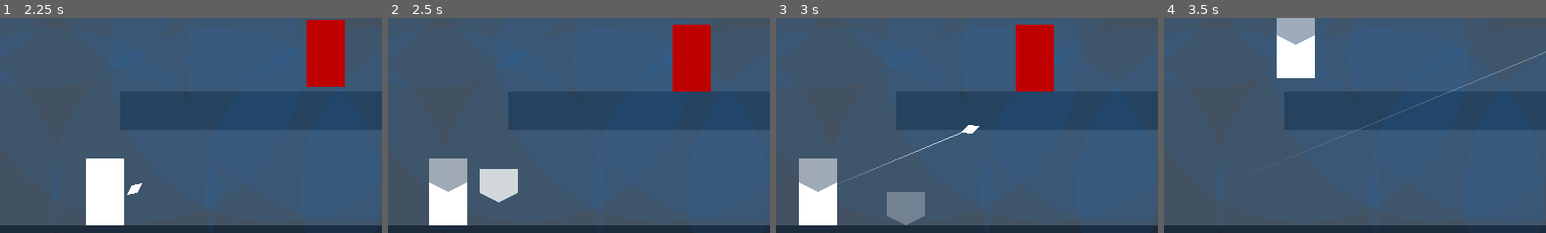
Above: before the commit, frames 1-4 (left to right).
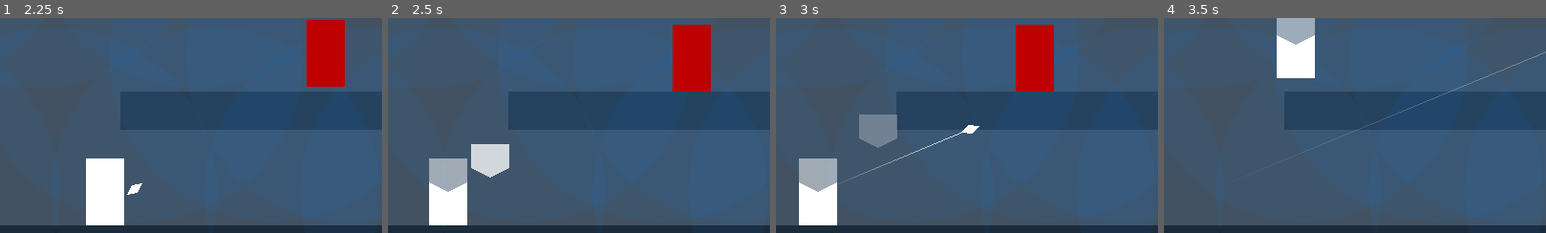
Above: after the commit, the same moments.

Repository: zhyrin0/through-the-looking-glass
Game: Godot game, scene res://tests/enemy_movement/test.tscn
Two runs of this game, one before a commit and one after it. Both use one fixed random seed, a clock stepped at 60 frames per second and the inputs below. This scene is started directly instead of the project's main scene. Sound files missing from this copy of the repository are replaced by a short silence.
Inputs (mouse positions are % of the whole screen's width and height, from its top left):
- Up to frame 1 (2.25 s): move the mouse to (72, 45) at 0.52 s; press the mouse at (72, 45) at 0.53 s; hold D (move_right) 0.53-2.03 s; tap Space (move_jump) at 0.77, 1.52 s; move the mouse to (30, 55) at 1.27 s; release the mouse at (30, 55) at 1.28 s; tap S (move_fall) at 1.35 s; move the mouse to (60, 28) at 2.02 s; press the mouse at (60, 28) at 2.03 s; hold A (move_left) from 2.03 s (still down)
- Up to frame 2 (2.5 s): keep holding A (move_left)
- Up to frame 3 (3 s): move the mouse to (45, 70) at 2.77 s; release A (move_left) at 2.78 s; release the mouse at (45, 70) at 2.78 s; hold D (move_right) from 2.78 s (still down); tap S (move_fall) at 2.85 s
- Up to frame 4 (3.5 s): keep holding D (move_right); tap Space (move_jump) at 3.02 s
The pictures show only the part of the screen within x 24-74%, y 41-91%; the shares and areas given below are measured in that part.

Frame 1 is identical in both runs. In frame 2, 2.3% of the frame differs, in the area x 21-34%, y 58-86%; in frame 3, 2.7%, in the area x 21-39%, y 44-97%; in frame 4, nothing differs.

Commit message:
Fix shard break off direction

Diff:
--- a/src/character/player/shard/shard.gd
+++ b/src/character/player/shard/shard.gd
@@ -11,13 +11,13 @@
 
 
 func break_off() -> void:
+	direction = position.normalized()
 	var tmp_global_pos := global_position
 	# note: Level > Player > Shards
 	var new_parent := get_parent().get_parent().get_parent()
 	get_parent().remove_child(self)
 	new_parent.add_child(self)
 	global_position = tmp_global_pos
-	direction = position.normalized()
 	var tween := $Tween as Tween
 	tween.interpolate_property(self, "modulate", null, Color(1.0, 1.0, 1.0, 0.0),
 		decay_time, Tween.TRANS_LINEAR, Tween.EASE_IN_OUT)
